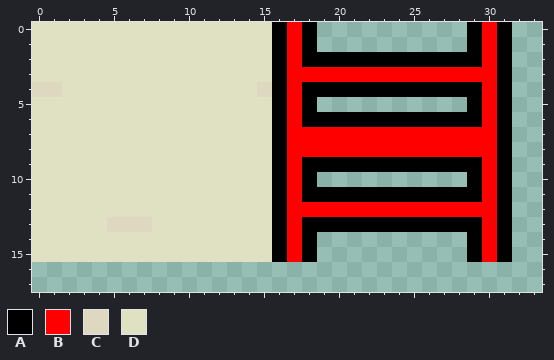
Edited in one commit: pixel-art file (maps/building/spr_tileset_b.aseprite). The first picture shows the starting point.
64x64 pixels, 1 frame. Shown: x 0..33, y 0..17.
Palette (. is transparent): A #000000  B #ff0000  C #ded8c1  D #e0e0c2
Pixels before, first column x 0:
 0 DDDDDDDDDDDDDDDDABA..........ABA
 1 DDDDDDDDDDDDDDDDABA..........ABA
 2 DDDDDDDDDDDDDDDDABAAAAAAAAAAAABA
 3 DDDDDDDDDDDDDDDDABBBBBBBBBBBBBBA
 4 CCDDDDDDDDDDDDDCABAAAAAAAAAAAABA
 5 DDDDDDDDDDDDDDDDABA..........ABA
 6 DDDDDDDDDDDDDDDDABAAAAAAAAAAAABA
 7 DDDDDDDDDDDDDDDDABBBBBBBBBBBBBBA
 8 DDDDDDDDDDDDDDDDABBBBBBBBBBBBBBA
 9 DDDDDDDDDDDDDDDDABAAAAAAAAAAAABA
10 DDDDDDDDDDDDDDDDABA..........ABA
11 DDDDDDDDDDDDDDDDABAAAAAAAAAAAABA
12 DDDDDDDDDDDDDDDDABBBBBBBBBBBBBBA
13 DDDDDCCCDDDDDDDDABAAAAAAAAAAAABA
14 DDDDDDDDDDDDDDDDABA..........ABA
15 DDDDDDDDDDDDDDDDABA..........ABA
The same view after the edit:
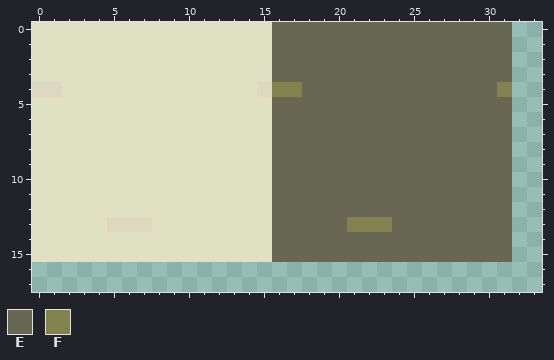
Colours new in this view: E #676753  F #82824c
From old to new:
Changed rows in their new state; - is an unchanged pixel.
first column x 16:
 0 EEEEEEEEEEEEEEEE
 1 EEEEEEEEEEEEEEEE
 2 EEEEEEEEEEEEEEEE
 3 EEEEEEEEEEEEEEEE
 4 FFEEEEEEEEEEEEEF
 5 EEEEEEEEEEEEEEEE
 6 EEEEEEEEEEEEEEEE
 7 EEEEEEEEEEEEEEEE
 8 EEEEEEEEEEEEEEEE
 9 EEEEEEEEEEEEEEEE
10 EEEEEEEEEEEEEEEE
11 EEEEEEEEEEEEEEEE
12 EEEEEEEEEEEEEEEE
13 EEEEEFFFEEEEEEEE
14 EEEEEEEEEEEEEEEE
15 EEEEEEEEEEEEEEEE
